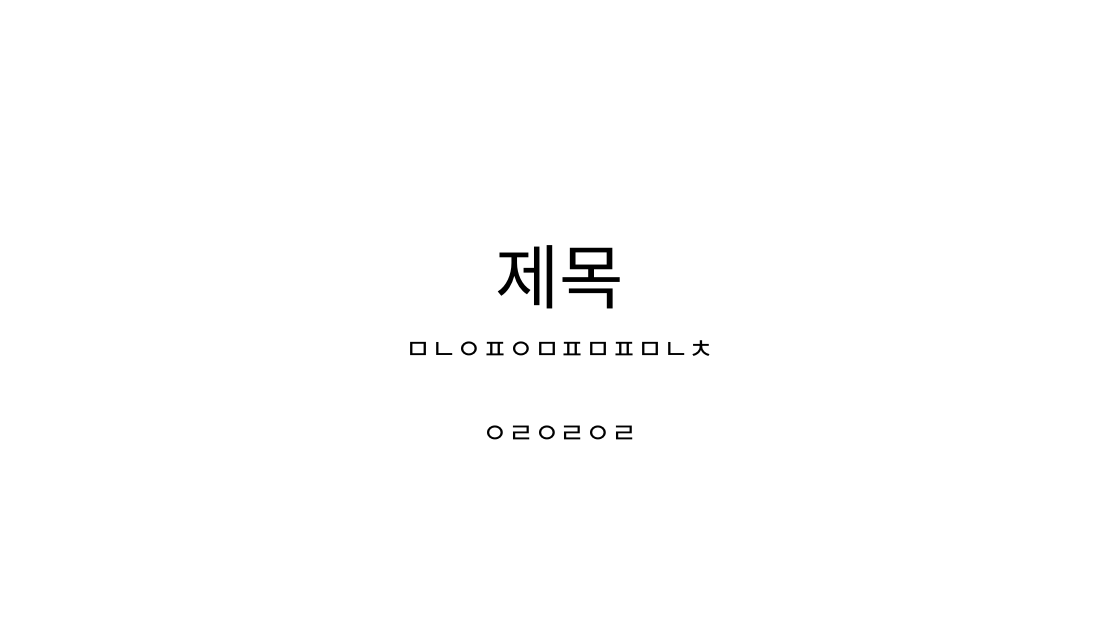
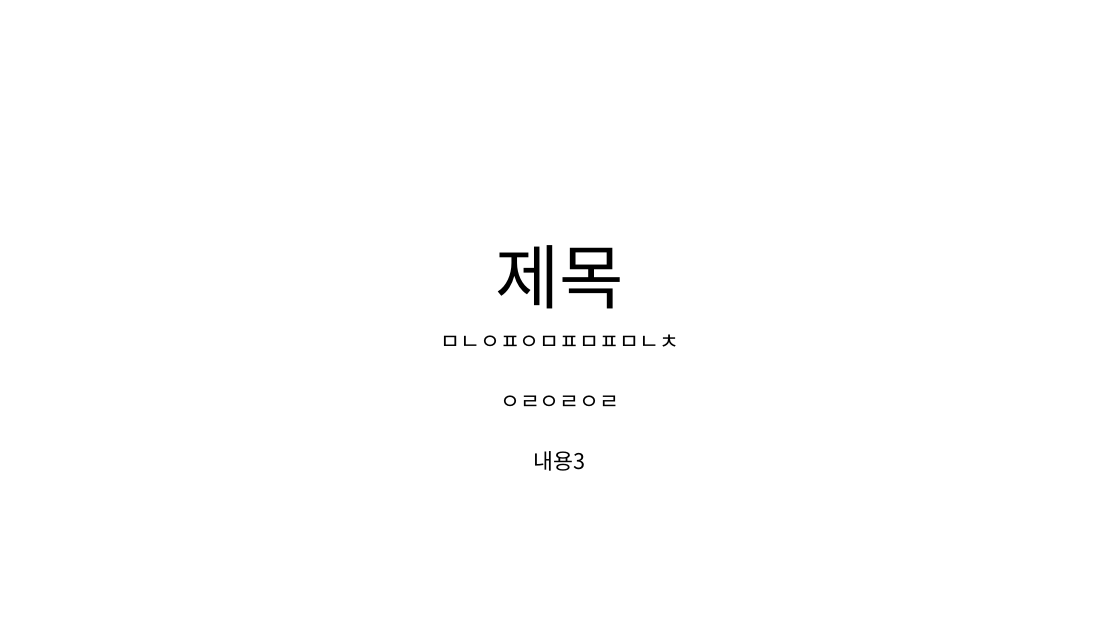
Before and after one commit to vocalyun88/opentutorials_git_vocalyun88, a slide deck: slide 1 of 제목.pptx. Drawn at 1120x630 pixels with LibreOffice and Linux fonts; fonts in the diff are those of the drawing. Boxes give left, top, right and bottom in pixels: in the first picture for what was removed or moved away, otherwise in the second. Text is boxed around its words. In the diff, an @@ line names an element or a change of style, - is before the commit and + after.

Commit message:
내용 3 추가

```diff
--- a/제목.pptx
+++ b/제목.pptx
@@ subtitle at (440,334,679,407): size 24 to 18.6 pt in "ㅁㄴㅇㅍㅇㅁㅍㅁㅍㅁㄴㅊ", "ㅇㄹㅇㄹㅇㄹ"; line spacing 0.9 to 0.7 @@
@@ subtitle at (534,451,586,471): paragraph added @@
+내용3
```
